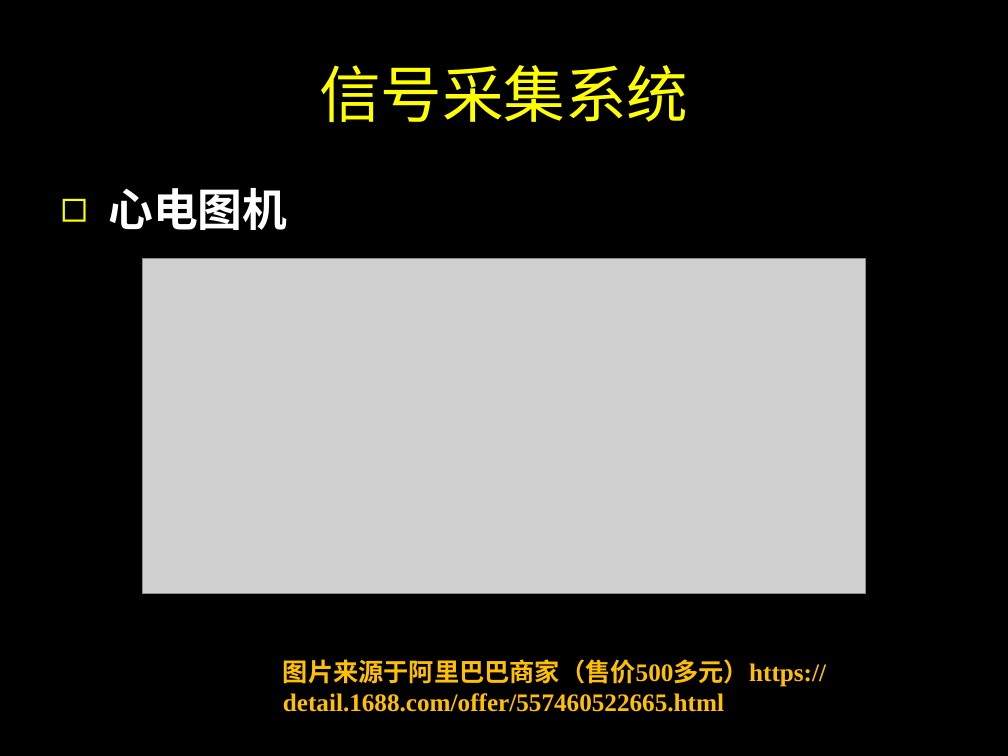
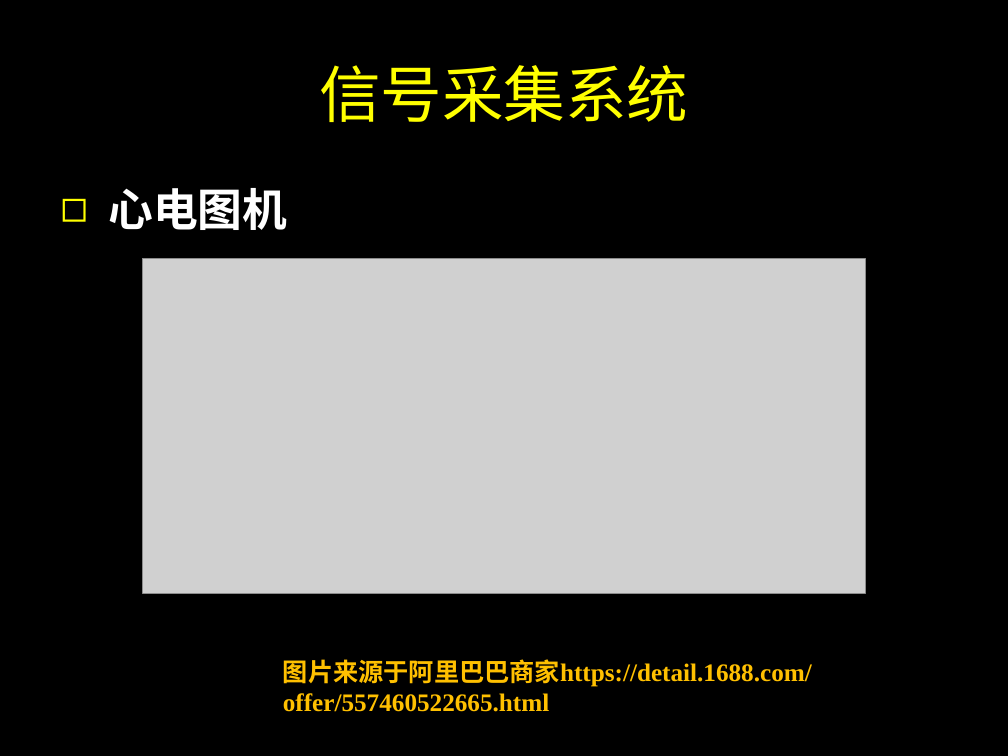
Before and after one commit to SJTUCourse/BI450, a slide deck: slide 5 of Lectures/2019 Fall/Lecture 0.ppt. Drawn at 1008x756 pixels with LibreOffice and Linux fonts; fonts in the diff are those of the drawing; grey boxes stand for pictures. Boxes give left, top, right and bottom in pixels: in the first picture for what was removed or moved away, otherwise in the second. Text is boxed around its words. In the diff, an @@ line names an element or a change of style, - is before the commit and + after.

```diff
--- a/Lectures/2019 Fall/Lecture 0.ppt
+++ b/Lectures/2019 Fall/Lecture 0.ppt
@@ text at bbox=[283, 659, 812, 712]: text changed @@
-图片来源于阿里巴巴商家（售价500多元）https://detail.1688.com/offer/557460522665.html
+图片来源于阿里巴巴商家https://detail.1688.com/offer/557460522665.html
```
Also in this commit, not shown: 3 other slides changed.
